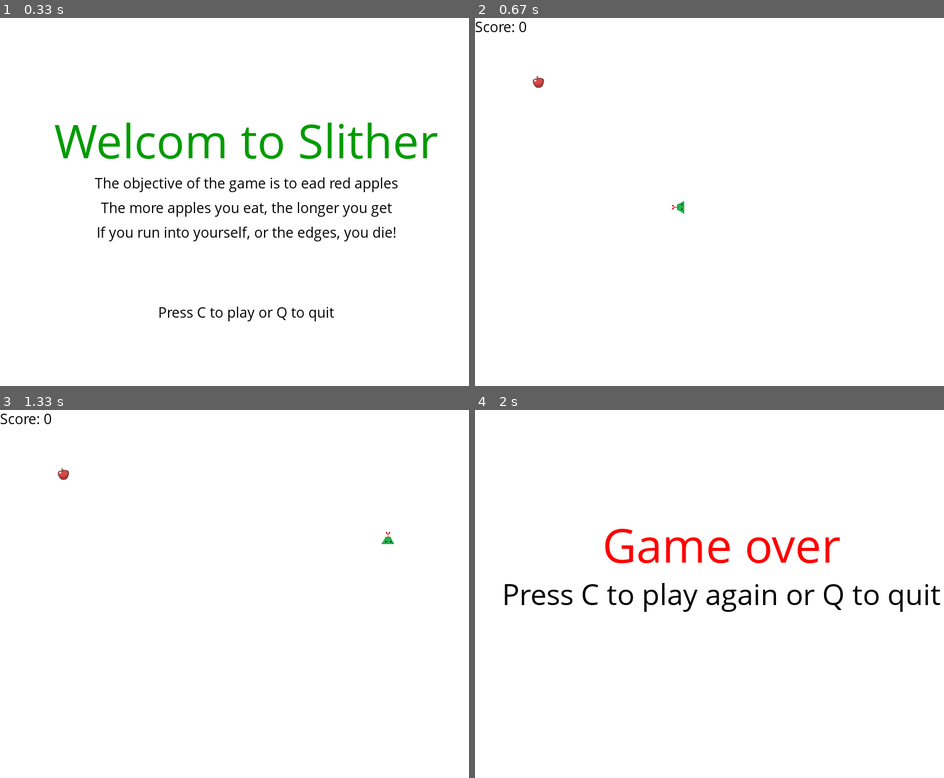
Above: before the commit, frames 1-4 (two rows, left to right).
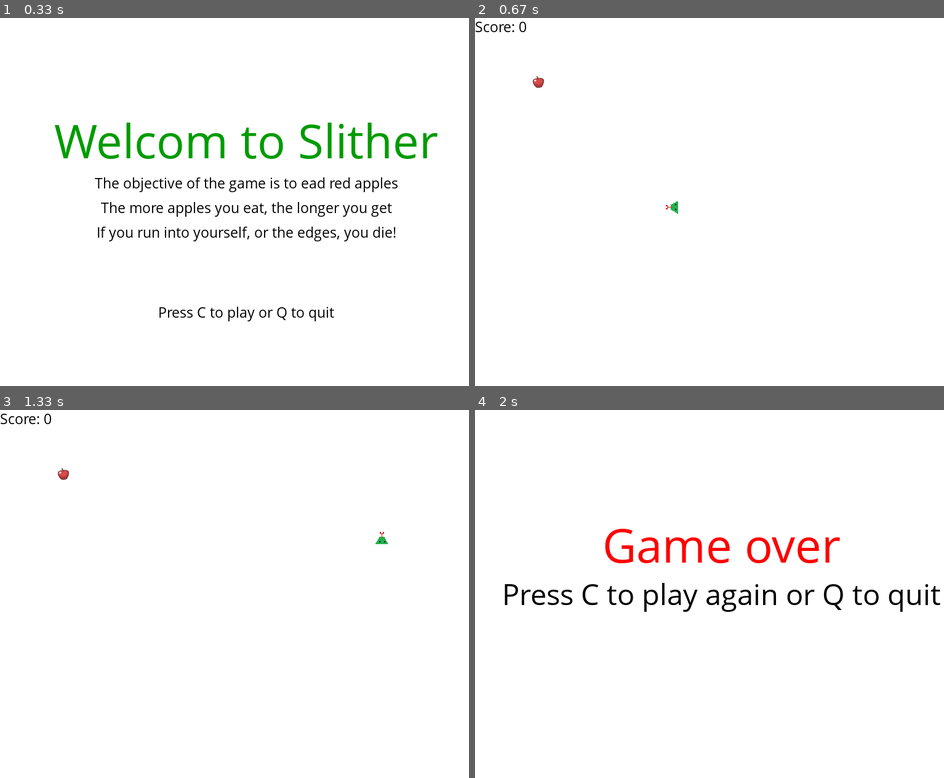
Above: after the commit, the same moments.

Repository: magizbox/pygame_build
Game: pygame game, started from slither/slither.py
Two runs of this game, one before a commit and one after it. Both use one fixed random seed, a clock stepped at 60 frames per second and the inputs below.
Inputs:
- Up to frame 1 (0.33 s): no input
- Up to frame 2 (0.67 s): tap C at 0.33 s
- Up to frame 3 (1.33 s): hold Right 0.67-1.13 s; hold Up from 1.17 s (still down)
- Up to frame 4 (2 s): release Up at 1.47 s; hold Right 1.5-1.97 s

Frame 1 is identical in both runs. In frame 2, less than 0.1% of the frame differs, in the area x 40-45%, y 49-54%; in frame 3, less than 0.1%; in frame 4, nothing differs.

Commit message:
refactor game object

Diff:
--- /dev/null
+++ b/slither/game.py
@@ -0,0 +1,83 @@
+import pygame
+
+white = (255, 255, 255)
+black = (0, 0, 0)
+red = (255, 0, 0)
+green = (0, 155, 0)
+
+pygame.init()
+display_width = 800
+display_height = 600
+game_display = pygame.display.set_mode((display_width, display_height))
+smallfont = pygame.font.SysFont("comicsansms", 25)
+medfont = pygame.font.SysFont("comicsansms", 50)
+largefont = pygame.font.SysFont("comicsansms", 80)
+
+clock = pygame.time.Clock()
+
+
+class Game:
+    def __init__(self):
+        pass
+
+    def pause(self, game_display):
+        paused = True
+        game_display.fill(white)
+        Game.message_to_screen("Paused", black, -100, "large")
+        Game.message_to_screen("Press C to continue or Q to quit", black, 25)
+        pygame.display.update()
+        while paused:
+            for event in pygame.event.get():
+                if event.type == pygame.QUIT:
+                    pygame.quit()
+                    quit()
+                if event.type == pygame.KEYDOWN:
+                    if event.key == pygame.K_c:
+                        paused = False
+                    elif event.key == pygame.K_q:
+                        pygame.quit()
+                        quit()
+            clock.tick(5)
+
+    def text_objects(self, text, color, size="small"):
+        if size == "small":
+            font = smallfont
+        if size == "medium":
+            font = medfont
+        if size == "large":
+            font = largefont
+        textSurface = font.render(text, True, color)
+        return textSurface, textSurface.get_rect()
+
+    def message_to_screen(self, msg, color, y_displace=0, size="small"):
+        textSurf, textRect = self.text_objects(msg, color, size)
+        textRect.center = (display_width / 2), (display_height / 2) + y_displace
+        # screen_text = font.render(msg, True, color)
+        game_display.blit(textSurf, textRect)
+
+    def game_intro(self):
+        intro = True
+        while intro:
+            for event in pygame.event.get():
+                if event.type == pygame.QUIT:
+                    pygame.quit()
+                    quit()
+
+                if event.type == pygame.KEYDOWN:
+                    if event.key == pygame.K_c:
+                        intro = False
+                    if event.key == pygame.K_q:
+                        pygame.quit()
+                        quit()
+            game_display.fill(white)
+            self.message_to_screen("Welcom to Slither", green, -100, "large")
+            self.message_to_screen("The objective of the game is to ead red apples", black, -30)
+            self.message_to_screen("The more apples you eat, the longer you get", black, 10)
+            self.message_to_screen("If you run into yourself, or the edges, you die!", black, 50)
+            self.message_to_screen("Press C to play or Q to quit", black, 180)
+            pygame.display.update()
+            clock.tick(15)
+
+    def score(self, score):
+        text = smallfont.render("Score: " + str(score), True, black)
+        game_display.blit(text, [0, 0])
--- a/slither/slither.py
+++ b/slither/slither.py
@@ -1,5 +1,6 @@
 import pygame
 import random
+from game import Game
 
 pygame.init()
 
@@ -18,14 +19,14 @@
 pygame.display.set_icon(icon)
 
 FPS = 30
-AppleThickness = 30
+apple_thickness = 30
 block_size = 20
 
 eat_sound = pygame.mixer.Sound("resources/eat.wav")
 start_sound = pygame.mixer.Sound("resources/start.wav")
 game_over_sound = pygame.mixer.Sound("resources/game_over.wav")
 
-gameDisplay = pygame.display.set_mode((display_width, display_height))
+game_display = pygame.display.set_mode((display_width, display_height))
 pygame.display.set_caption("Slither")
 
 smallfont = pygame.font.SysFont("comicsansms", 25)
@@ -34,79 +35,13 @@
 
 clock = pygame.time.Clock()
 
-
-def pause():
-    paused = True
-    gameDisplay.fill(white)
-    message_to_screen("Paused", black, -100, "large")
-    message_to_screen("Press C to continue or Q to quit", black, 25)
-    pygame.display.update()
-    while paused:
-        for event in pygame.event.get():
-            if event.type == pygame.QUIT:
-                pygame.quit()
-                quit()
-            if event.type == pygame.KEYDOWN:
-                if event.key == pygame.K_c:
-                    paused = False
-                elif event.key == pygame.K_q:
-                    pygame.quit()
-                    quit()
-        clock.tick(5)
-
-
-def score(score):
-    text = smallfont.render("Score: " + str(score), True, black)
-    gameDisplay.blit(text, [0, 0])
-
+game = Game()
 
 def randAppleGen():
-    randAppleX = round(random.randrange(0, display_width - AppleThickness))  # / 10.0) * 10
-    randAppleY = round(random.randrange(0, display_height - AppleThickness))  # / 10.0) * 10
+    randAppleX = round(random.randrange(0, display_width - apple_thickness))  # / 10.0) * 10
+    randAppleY = round(random.randrange(0, display_height - apple_thickness))  # / 10.0) * 10
     return randAppleX, randAppleY
 
-
-def text_objects(text, color, size="small"):
-    if size == "small":
-        font = smallfont
-    if size == "medium":
-        font = medfont
-    if size == "large":
-        font = largefont
-    textSurface = font.render(text, True, color)
-    return textSurface, textSurface.get_rect()
-
-
-def message_to_screen(msg, color, y_displace=0, size="small"):
-    textSurf, textRect = text_objects(msg, color, size)
-    textRect.center = (display_width / 2), (display_height / 2) + y_displace
-    # screen_text = font.render(msg, True, color)
-    gameDisplay.blit(textSurf, textRect)
-
-
-def game_intro():
-    intro = True
-    while intro:
-
-        for event in pygame.event.get():
-            if event.type == pygame.QUIT:
-                pygame.quit()
-                quit()
-
-            if event.type == pygame.KEYDOWN:
-                if event.key == pygame.K_c:
-                    intro = False
-                if event.key == pygame.K_q:
-                    pygame.quit()
-                    quit()
-        gameDisplay.fill(white)
-        message_to_screen("Welcom to Slither", green, -100, "large")
-        message_to_screen("The objective of the game is to ead red apples", black, -30)
-        message_to_screen("The more apples you eat, the longer you get", black, 10)
-        message_to_screen("If you run into yourself, or the edges, you die!", black, 50)
-        message_to_screen("Press C to play or Q to quit", black, 180)
-        pygame.display.update()
-        clock.tick(15)
 
 
 def snake(block_size, snakelist):
@@ -118,16 +53,16 @@
         head = img
     if direction == "down":
         head = pygame.transform.rotate(img, 180)
-    gameDisplay.blit(head, (snakelist[-1][0], snakelist[-1][1]))
+    game_display.blit(head, (snakelist[-1][0], snakelist[-1][1]))
     for position in snakelist[:-1]:
-        pygame.draw.rect(gameDisplay, green, [position[0], position[1], block_size, block_size])
+        pygame.draw.rect(game_display, green, [position[0], position[1], block_size, block_size])
 
 
-def gameLoop():
+def game_loop():
     global direction
     direction = "left"
-    gameExit = False
-    gameOver = False
+    game_exit = False
+    game_over = False
 
     lead_x = display_width / 2
     lead_y = display_height / 2
@@ -139,27 +74,27 @@
 
     randAppleX, randAppleY = randAppleGen()
     pygame.mixer.Sound.play(start_sound)
-    while not gameExit:
-        if gameOver:
+    while not game_exit:
+        if game_over:
             pygame.mixer.Sound.play(game_over_sound)
-            gameDisplay.fill(white)
-            message_to_screen("Game over", red, -80, size="large")
-            message_to_screen("Press C to play again or Q to quit", black, size="medium")
+            game_display.fill(white)
+            game.message_to_screen("Game over", red, -80, size="large")
+            game.message_to_screen("Press C to play again or Q to quit", black, size="medium")
             pygame.display.update()
-        while gameOver:
+        while game_over:
             for event in pygame.event.get():
                 if event.type == pygame.QUIT:
-                    gameOver = False
-                    gameExit = True
+                    game_over = False
+                    game_exit = True
                 if event.type == pygame.KEYDOWN:
                     if event.key == pygame.K_q:
-                        gameExit = True
-                        gameOver = False
+                        game_exit = True
+                        game_over = False
                     if event.key == pygame.K_c:
-                        gameLoop()
+                        game_loop()
         for event in pygame.event.get():
             if event.type == pygame.QUIT:
-                gameExit = True
+                game_exit = True
 
             if event.type == pygame.KEYDOWN:
                 if event.key == pygame.K_LEFT:
@@ -179,41 +114,42 @@
                     lead_y_change = block_size
                     lead_x_change = 0
                 elif event.key == pygame.K_p:
-                    pause()
+                    game.pause()
         if lead_x >= display_width or lead_x < 0 or lead_y >= display_height or lead_y < 0:
-            gameOver = True
+            game_over = True
 
         lead_x += lead_x_change
         lead_y += lead_y_change
-        gameDisplay.fill(white)
+        game_display.fill(white)
 
         # pygame.draw.rect(gameDisplay, red, [randAppleX, randAppleY, AppleThickness, AppleThickness])
-        gameDisplay.blit(appleimg, (randAppleX, randAppleY))
+        game_display.blit(appleimg, (randAppleX, randAppleY))
 
-        snakeHead = [lead_x, lead_y]
-        snakeList.append(snakeHead)
+        snake_head = [lead_x, lead_y]
+        snakeList.append(snake_head)
 
         if len(snakeList) > snakeLength:
             del snakeList[0]
 
         for segment in snakeList[:-1]:
-            if segment == snakeHead:
-                gameOver = True
+            if segment == snake_head:
+                game_over = True
         snake(block_size, snakeList)
 
-        score(snakeLength - 1)
+        game.score(snakeLength - 1)
         pygame.display.update()
 
-        if lead_x > randAppleX and lead_x < randAppleX + AppleThickness or lead_x + block_size > randAppleX and lead_x + block_size < randAppleX + AppleThickness:
-            if lead_y > randAppleY and lead_y < randAppleY + AppleThickness or lead_y + block_size > randAppleY and lead_y + block_size < randAppleY + AppleThickness:
+        if lead_x > randAppleX and lead_x < randAppleX + apple_thickness or lead_x + block_size > randAppleX and lead_x + block_size < randAppleX + apple_thickness:
+            if lead_y > randAppleY and lead_y < randAppleY + apple_thickness or lead_y + block_size > randAppleY and lead_y + block_size < randAppleY + apple_thickness:
                 pygame.mixer.Sound.play(eat_sound)
                 snakeLength += 1
                 randAppleX, randAppleY = randAppleGen()
 
         clock.tick(FPS)
 
+
 if __name__ == '__main__':
-    game_intro()
-    gameLoop()
+    game.game_intro()
+    game_loop()
     pygame.quit()
     quit()
--- /dev/null
+++ b/slither/snake.py
@@ -0,0 +1,3 @@
+class Snake:
+    def __init__(self):
+        pass
